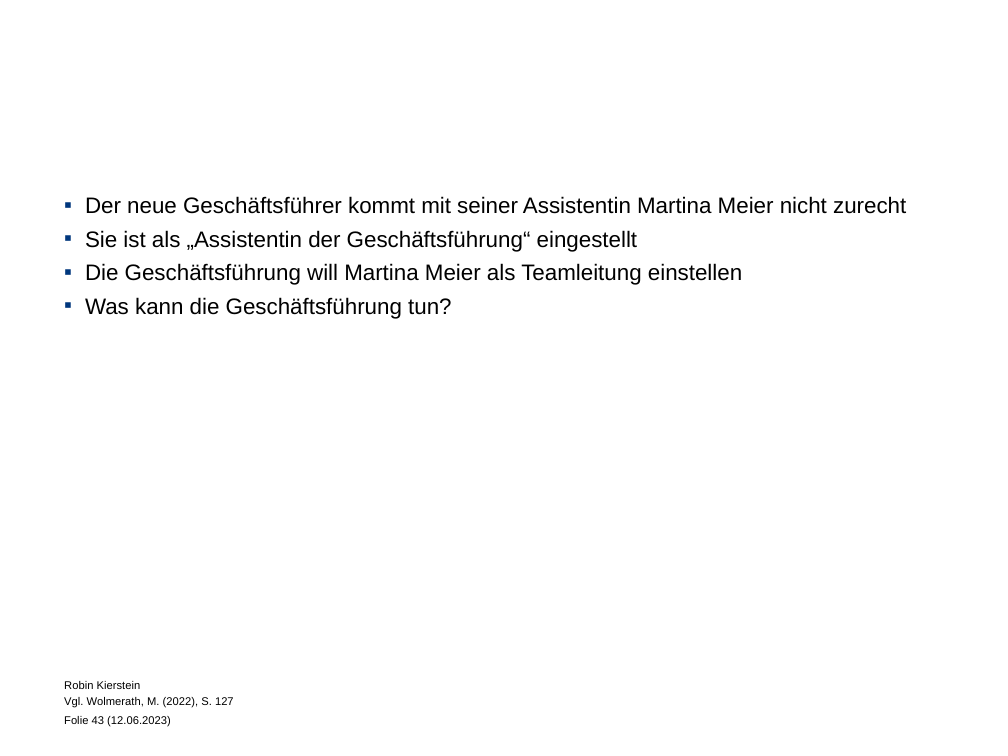
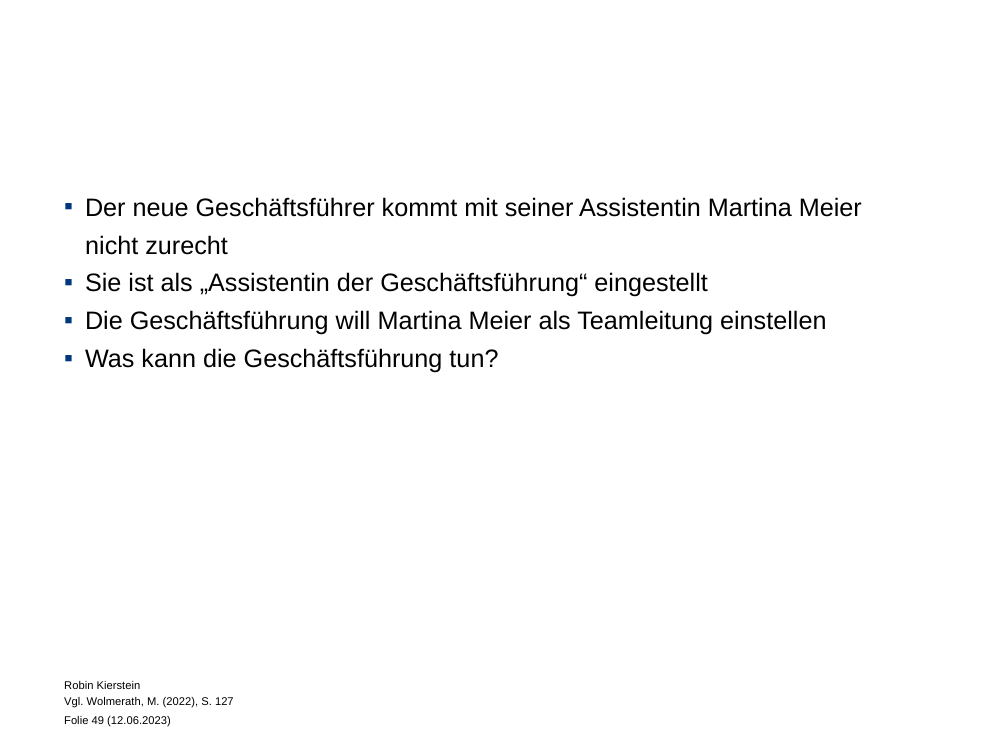
Before and after one commit to Debkou/Weorkshop, a slide deck: slide 49 of folien_dehbia.pptx (slide 43 before the commit). Drawn at 1008x756 pixels with LibreOffice and Linux fonts; fonts in the diff are those of the drawing; background and template pictures are left out. Boxes give left, top, right and bottom in pixels: in the first picture for what was removed or moved away, otherwise in the second. Text is boxed around its words. In the diff, an @@ line names an element or a change of style, - is before the commit and + after.

```diff
--- a/folien_dehbia.pptx
+++ b/folien_dehbia.pptx
@@ text at [85, 197, 862, 255]: text changed; size 16 to 18 pt @@
-▪ Der neue Geschäftsführer kommt mit seiner Assistentin Martina Meier nicht zurecht
+▪ Der neue Geschäftsführer kommt mit seiner Assistentin Martina Meier
+nicht zurecht
@@ text at [85, 272, 826, 373]: size 16 to 18 pt in "Sie ist als „Assistentin der Geschäftsführung“ eingestellt", "Die Geschäftsführung will Martina Meier als Teamleitung ...", "Was kann die Geschäftsführung tun?" @@
```
Also in this commit, not shown: 42 other slides changed, 7 slides added, 5 other files.
